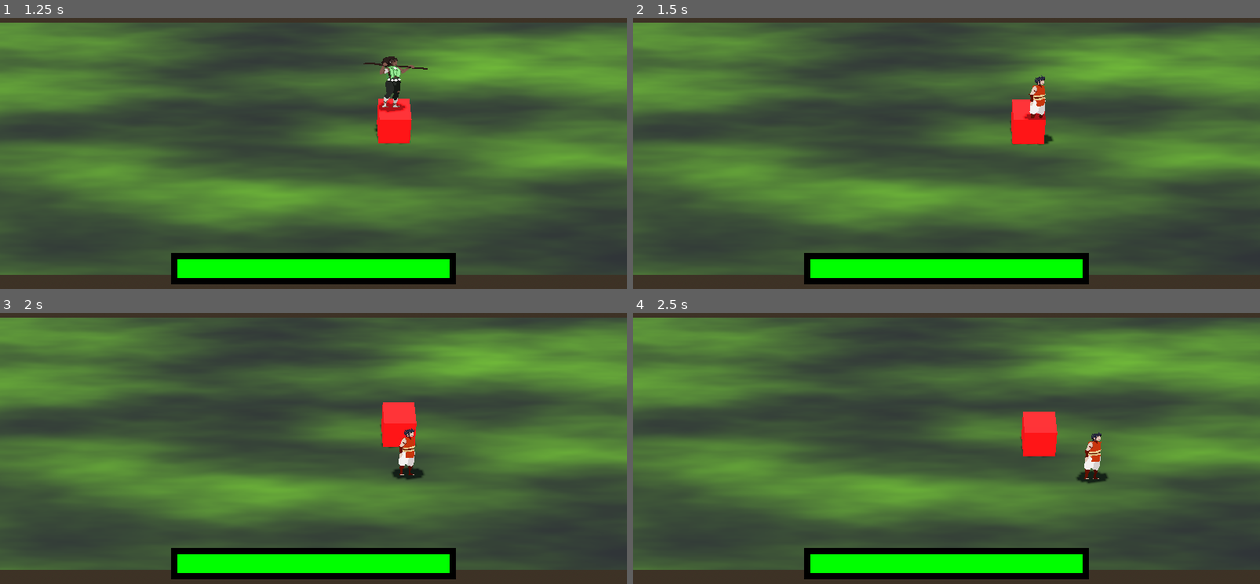
Above: before the commit, frames 1-4 (two rows, left to right).
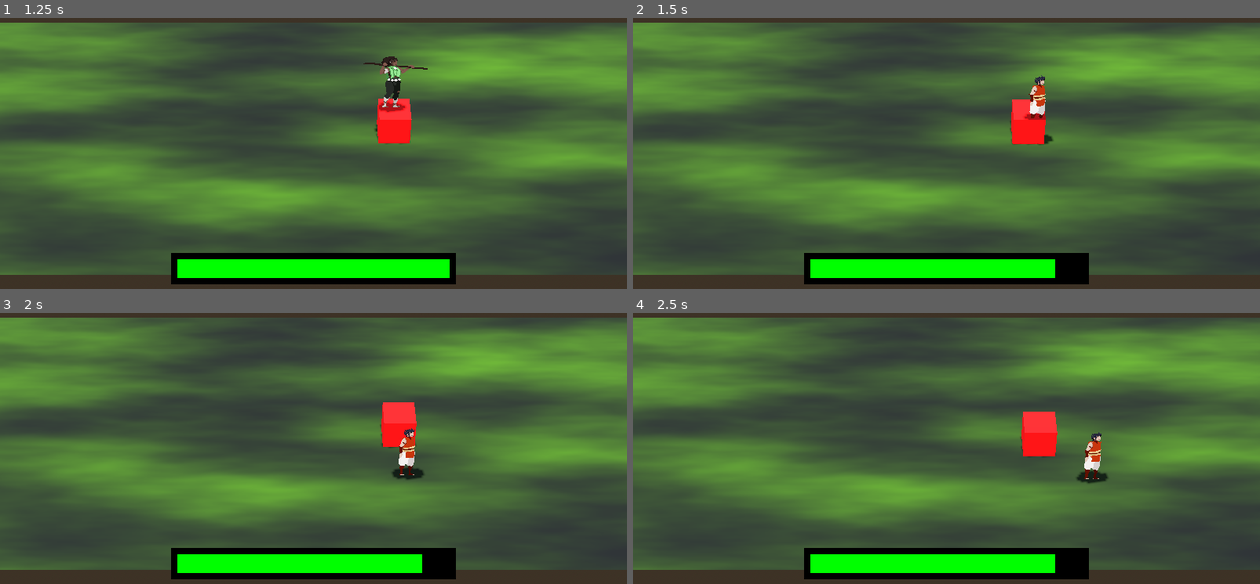
Above: after the commit, the same moments.

Repository: samthesoup/Com-419-Project
Game: Godot game, scene res://main.tscn
The game is run twice, just before and just after one commit, with the same random seed, the same clock (stepped at 60 frames per second) and the same inputs.
Inputs:
- Up to frame 1 (1.25 s): hold Right (ui_right) from 0.53 s (still down); tap X (in_attack) at 0.6 s; tap Z (in_jump) at 0.77 s
- Up to frame 2 (1.5 s): release Right (ui_right) at 1.28 s; hold Down (ui_down) from 1.28 s (still down); tap Shift (in_swap) at 1.35 s
- Up to frame 3 (2 s): keep holding Down (ui_down); tap Z (in_jump) at 1.52 s
- Up to frame 4 (2.5 s): release Down (ui_down) at 2.03 s; hold Right (ui_right) from 2.03 s (still down); tap X (in_attack) at 2.1 s

Frame 1 is identical in both runs. In frame 2, 0.3% of the frame differs, in the area x 67-72%, y 89-96%; in frame 3, 0.3%; in frame 4, 0.3%.

Commit message:
player gets damaged by enemies

Diff:
--- a/player.gd
+++ b/player.gd
@@ -24,7 +24,7 @@
 var pre_state = state
 
 var hp = 100.0
-var iframes = 100
+var iframes = 0
 
 @export var can_progress = false
 
@@ -36,6 +36,8 @@
 	cam_target = camera_3d.position
 
 func _physics_process(delta: float) -> void:
+	if iframes > 0 :
+		iframes -= 1
 	process_movement(delta)
 	process_camera()
 	process_attacking()
@@ -118,8 +120,6 @@
 		state = pre_state
 
 func p_damage(amnt):
-	if iframes > 0 :
-		iframes -= 1
 	if iframes <= 0:
 		hp -= amnt
 		iframes = 100
--- a/small_enemy.gd
+++ b/small_enemy.gd
@@ -15,3 +15,7 @@
 	if !floor_ray.is_colliding():
 		mo.y = -1*delta
 	move_and_collide(mo)
+
+
+func _on_hurtbox_body_entered(body: Node3D) -> void:
+	body.p_damage(10)
--- a/small_enemy.tscn
+++ b/small_enemy.tscn
@@ -27,6 +27,10 @@
 target_position = Vector3(0, -0.515, 0)
 
 [node name="Hurtbox" type="Area3D" parent="." unique_id=1502081839]
+collision_layer = 0
+collision_mask = 2
 
 [node name="CollisionShape3D2" type="CollisionShape3D" parent="Hurtbox" unique_id=246512501]
 shape = SubResource("SphereShape3D_35gl2")
+
+[connection signal="body_entered" from="Hurtbox" to="." method="_on_hurtbox_body_entered"]
